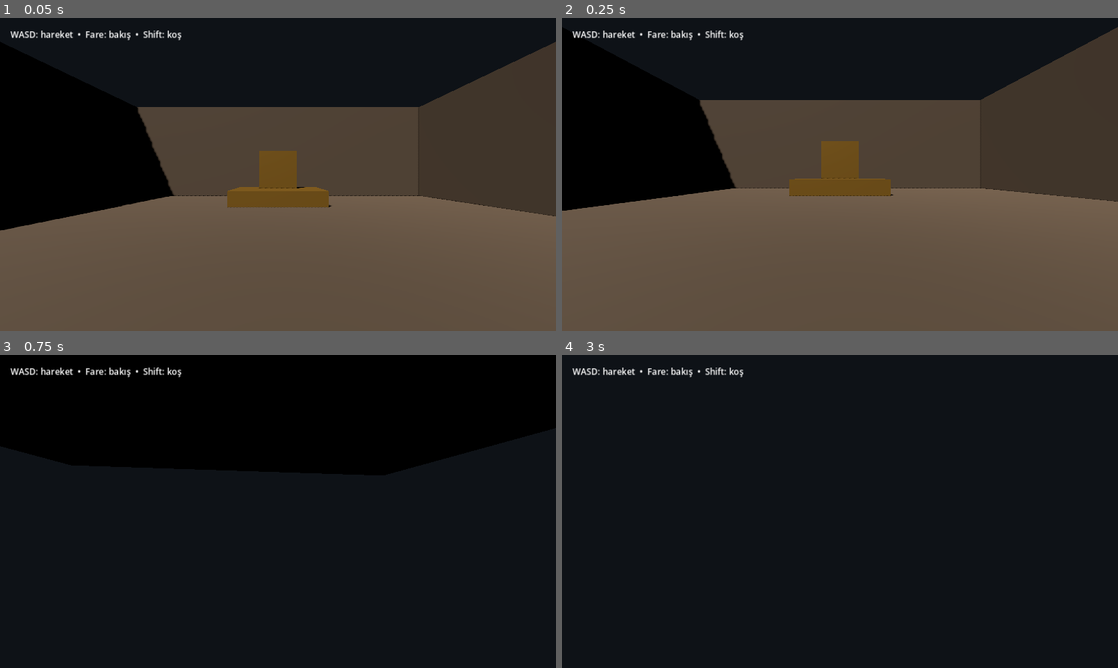
Above: before the commit, frames 1-4 (two rows, left to right).
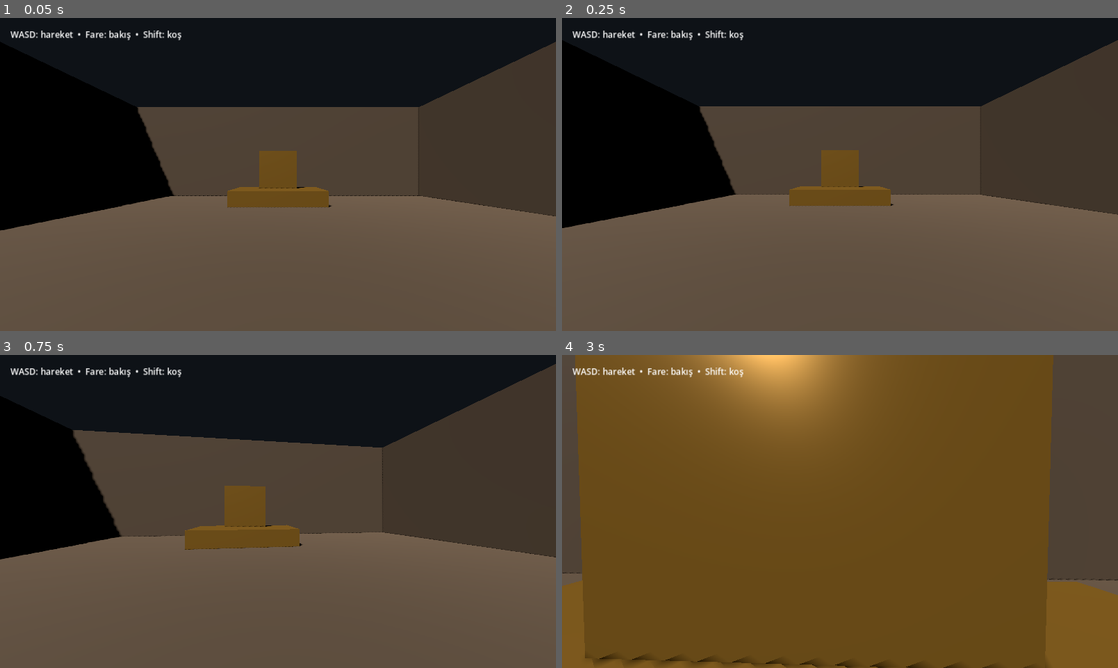
Above: after the commit, the same moments.

Repository: Yusuf-72/Dheu
Game: Godot game, scene res://scenes/palace.tscn
Two runs of this game, one before a commit and one after it. Both use one fixed random seed, a clock stepped at 60 frames per second and the inputs below.
Inputs (mouse positions are in pixels of both pictures, inside the frame that each line leads up to):
- Up to frame 1 (0.05 s): no input
- Up to frame 2 (0.25 s): no input
- Up to frame 3 (0.75 s): move the mouse to (305, 511) at 0.52 s; hold W (move_forward) from 0.53 s (still down); hold E (interact) from 0.53 s (still down)
- Up to frame 4 (3 s): keep holding W (move_forward); move the mouse to (812, 511) at 1.27 s; release E (interact) at 1.28 s; tap Shift at 1.35, 2.85 s; move the mouse to (851, 505) at 2.02 s; hold E (interact) 2.03-2.78 s; move the mouse to (834, 517) at 2.77 s

Frame 1 is identical in both runs. In frame 2, 5.6% of the frame differs, in the area x 0-100%, y 2-68%; in frame 3, 70%; in frame 4, 100%, in the area x 0-100%, y 0-100%.

Commit message:
Add player capsule and solid palace collision geometry

Diff:
--- a/godot/scenes/palace.tscn
+++ b/godot/scenes/palace.tscn
@@ -11,8 +11,9 @@
 metallic = 0.55
 roughness = 0.32
 
-[sub_resource type="BoxShape3D" id="RoomCollision"]
-size = Vector3(22, 0.5, 22)
+[sub_resource type="CapsuleShape3D" id="PlayerCapsule"]
+radius = 0.38
+height = 1.8
 
 [node name="Palace" type="Node3D"]
 
@@ -27,11 +28,13 @@
 
 [node name="Floor" type="CSGBox3D" parent="Room"]
 size = Vector3(22, 0.5, 22)
+use_collision = true
 position = Vector3(0, -0.25, 0)
 material = SubResource("Stone")
 
 [node name="NorthWall" type="CSGBox3D" parent="Room"]
 size = Vector3(22, 7, 0.5)
+use_collision = true
 position = Vector3(0, 3.25, -11)
 material = SubResource("Stone")
 
@@ -42,6 +45,7 @@
 
 [node name="WestWall" type="CSGBox3D" parent="Room"]
 size = Vector3(0.5, 7, 22)
+use_collision = true
 position = Vector3(-11, 3.25, 0)
 material = SubResource("Stone")
 
@@ -66,7 +70,7 @@
 
 [node name="CollisionShape3D" type="CollisionShape3D" parent="Player"]
 position = Vector3(0, 0.9, 0)
-shape = SubResource("RoomCollision")
+shape = SubResource("PlayerCapsule")
 
 [node name="Head" type="Node3D" parent="Player"]
 position = Vector3(0, 1.55, 0)
